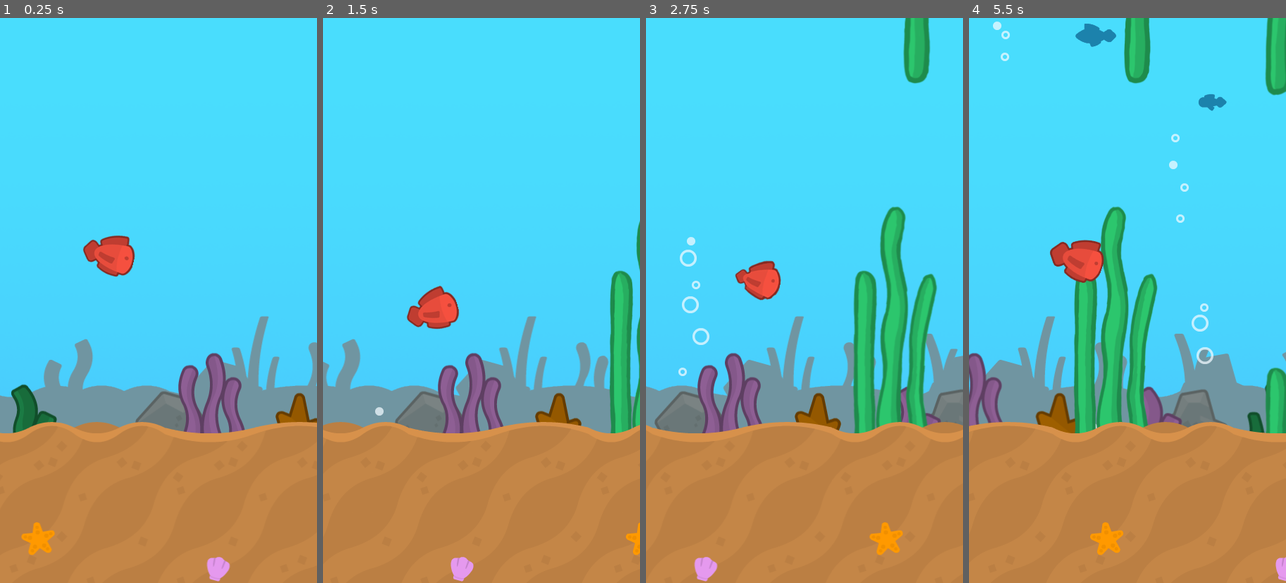
Above: before the commit, frames 1-4 (left to right).
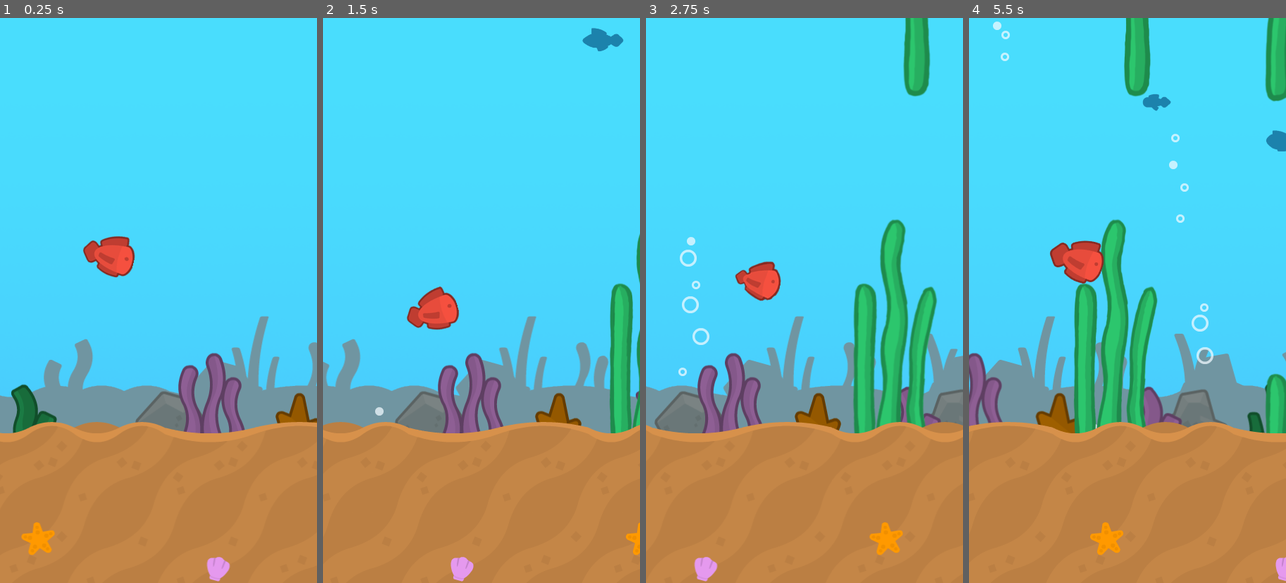
Above: after the commit, the same moments.

Repository: AndyStubbs/FloppyFish
Game: Godot game, scene res://Game/game.tscn
The game is run twice, just before and just after one commit, with the same random seed, the same clock (stepped at 60 frames per second) and the same inputs. This scene is started directly instead of the project's main scene.
Inputs:
- Up to frame 1 (0.25 s): no input
- Up to frame 2 (1.5 s): tap Space (swim) at 0.6, 1.35 s
- Up to frame 3 (2.75 s): tap Space (swim) at 2.1 s
- Up to frame 4 (5.5 s): tap Space (swim) every 0.75 s from 2.85 to 5.1 s

The runs differ from the first frame. In frame 1, 0.2% of the frame differs, in the area x 26-43%, y 38-46%; in frame 2, 1.1%; in frame 3, 2.6%; in frame 4, 3.5%, in the area x 25-100%, y 0-74%.

Commit message:
Fixed some stuff

Diff:
--- a/Project/Game/back_fish.gd
+++ b/Project/Game/back_fish.gd
@@ -10,7 +10,7 @@
 
 @export var direction: int = 1
 
-const SPEED = 30
+const SPEED = 60
 const WOBBLE = 50
 const WOBBLE_SPEED = PI / 4
 
@@ -23,17 +23,11 @@
 
 
 func _ready():
-	GameManager.on_game_over.connect( on_game_over )
 	randomize()
 	texture = images[ randi() % images.size() ]
 	width = texture.get_width() * scale.x
 	elapsed = randf_range( -1, 1 )
 	speed = SPEED * randf_range( 0.95, 1 )
-
-	# Double the speed of the fish after floppy gets hit
-	if not GameManager.get_is_active():
-		speed *= 2
-
 	wobble = WOBBLE * randf_range( 0.8, 1 )
 	wobble_speed = WOBBLE_SPEED * randf_range( 0.8, 1 )
 	start_y = position.y
@@ -51,7 +45,3 @@
 	position.x -= speed * delta
 	if position.x < -width:
 		queue_free()
-
-
-func on_game_over():
-	speed *= 2
--- a/Project/Game/floppy.gd
+++ b/Project/Game/floppy.gd
@@ -10,25 +10,41 @@
 const ROTATION_FACTOR = 0.001
 const FLOP_SPEED = -400
 var is_active = true
+var _just_swam = false
+var _last_rotation = 0
+
 
 func _physics_process( delta ):
-	if Input.is_action_just_pressed( "swim" ):
-		velocity.y = FLOP_SPEED
+	velocity.y += gravity * delta
+	if position.y < 0 and velocity.y < 0:
+		velocity.y = 0
 	else:
-		velocity.y += gravity * delta
-
-	var rotation_target = velocity.y * ROTATION_FACTOR
-	rotation = rotation_target
+		process_input( delta )
 
 	move_and_slide()
 
 	if is_on_floor():
 		_on_was_hit()
 
+func process_input( delta ):
+	if Input.is_action_just_pressed( "swim" ):
+		velocity.y = FLOP_SPEED
+		_just_swam = true
+	else:
+		_just_swam = false
+
+	var rotation_target = velocity.y * ROTATION_FACTOR
+	_last_rotation = rotation
+	rotation = rotation_target
 
 func _on_was_hit():
 	if not is_active:
 		return
+
+	# Fix a bug with floppy rotating after collision and it
+	# looks like collision didn't happen
+	if _just_swam:
+		rotation = _last_rotation
 	is_active = false
 	set_physics_process( false )
 	$AnimatedSprite2D.stop()
--- a/Project/Game/game.tscn
+++ b/Project/Game/game.tscn
@@ -172,13 +172,13 @@
 script = ExtResource("7_dbnsu")
 
 [node name="SpawnUpper" type="Marker2D" parent="SeaweedSpawner"]
-position = Vector2(600, 350)
+position = Vector2(600, 375)
 
 [node name="SpawnLower" type="Marker2D" parent="SeaweedSpawner"]
 position = Vector2(600, 710)
 
 [node name="Floppy" type="CharacterBody2D" parent="." groups=["Floppy"]]
-position = Vector2(150, 300)
+position = Vector2(150, 301)
 collision_mask = 6
 script = ExtResource("2_tqpfe")
 
@@ -194,7 +194,7 @@
 scale = Vector2(0.65, 0.65)
 sprite_frames = SubResource("SpriteFrames_2detr")
 autoplay = "default"
-frame_progress = 0.0491932
+frame_progress = 0.322528
 
 [node name="GroundScroller" type="Node2D" parent="."]
 position = Vector2(0, 700)
--- a/Project/Game/seaweed_pair.gd
+++ b/Project/Game/seaweed_pair.gd
@@ -12,13 +12,11 @@
 
 
 func _on_seaweed_top_body_entered( body ):
-	print( "Hit top" )
 	if body.is_in_group( GameManager.GROUP_FLOPPY ):
 		body.was_hit.emit()
 
 
 func _on_seaweed_bottom_body_entered( body ):
-	print( "Hit bottom" )
 	if body.is_in_group( GameManager.GROUP_FLOPPY ):
 		body.was_hit.emit()
 
